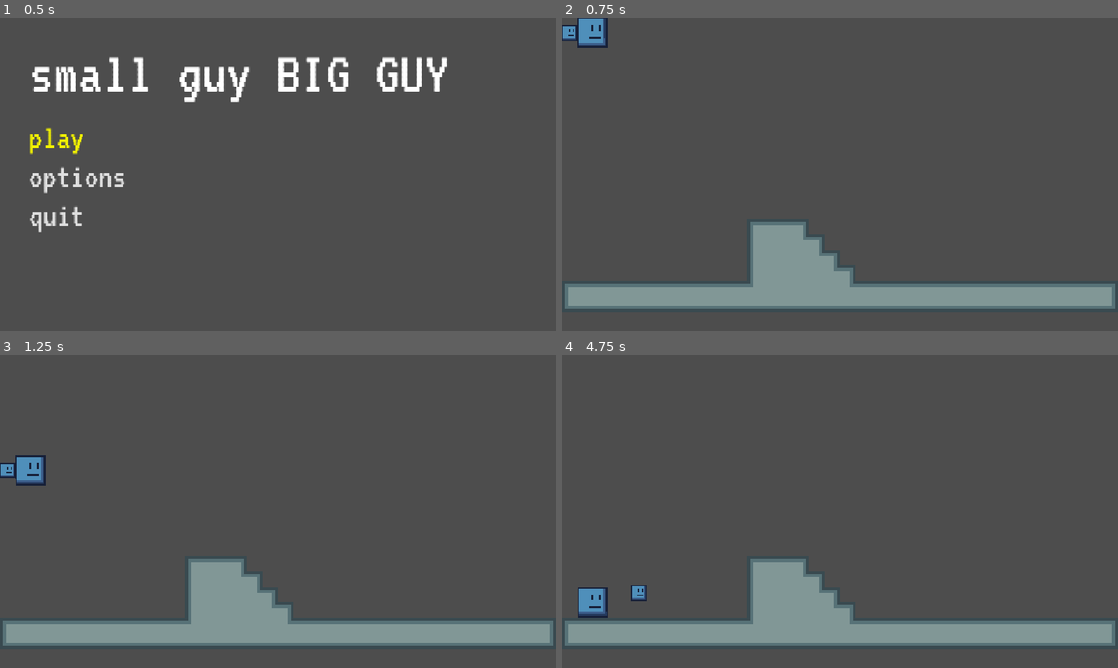
Above: before the commit, frames 1-4 (two rows, left to right).
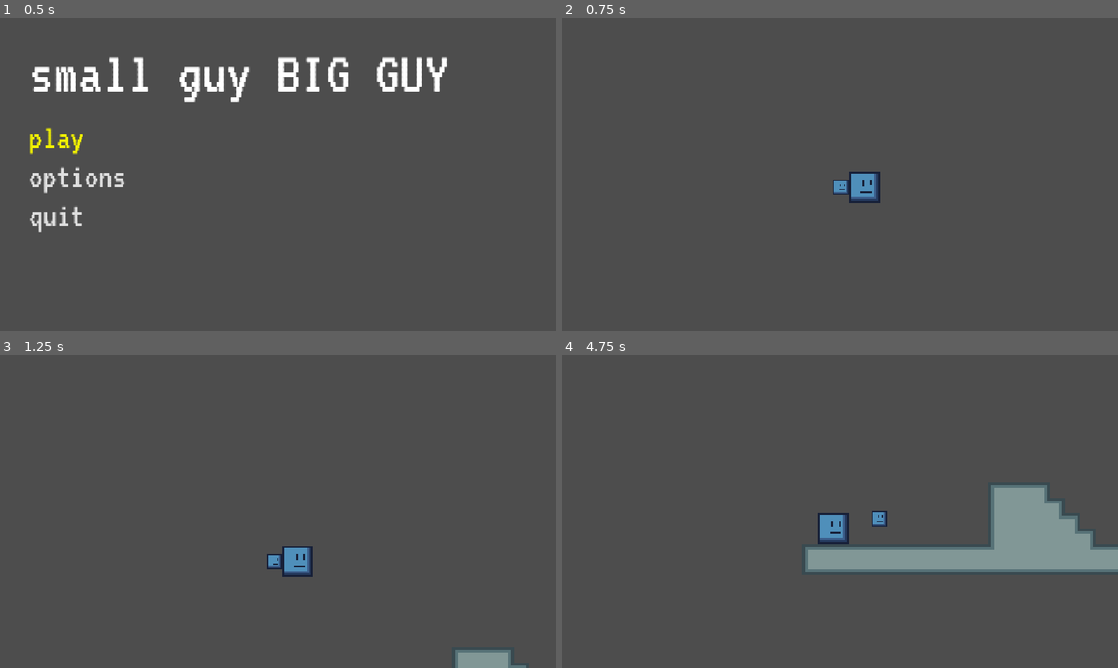
Above: after the commit, the same moments.

Repository: itstntcraft123/small-guy-big-guy
Game: Godot game, scene res://scenes/main_menu.tscn
Same seed, same stepped clock (60 frames per second), same inputs: the game is played once before the commit and once after it.
Inputs (mouse positions are in pixels of both pictures, inside the frame that each line leads up to):
- Up to frame 1 (0.5 s): no input
- Up to frame 2 (0.75 s): click "play" at 0.5 s
- Up to frame 3 (1.25 s): no input
- Up to frame 4 (4.75 s): tap Enter at 1.25 s; move the mouse to (962, 495) at 1.27 s; hold D (small_right) 1.28-2.78 s; tap Alt at 1.35, 2.85, 4.35 s; click (962, 495) at 1.42 s; tap W (small_jump) at 1.52, 2.27, 3.77, 4.52 s; move the mouse to (728, 527) at 2.02 s; tap Shift at 2.1, 3.6 s; move the mouse to (895, 442) at 2.77 s; hold A (small_left) 2.78-3.53 s; move the mouse to (812, 574) at 3.52 s; hold D (small_right) from 3.53 s (still down); click (812, 574) at 3.67 s; move the mouse to (1006, 558) at 4.27 s

Frame 1 is identical in both runs. In frame 2, 12% of the frame differs, in the area x 0-100%, y 0-93%; in frame 3, 13%; in frame 4, 19%, in the area x 0-100%, y 41-93%.

Commit message:
add camera

Diff:
--- a/scenes/game.tscn
+++ b/scenes/game.tscn
@@ -4,6 +4,7 @@
 [ext_resource type="PackedScene" uid="uid://dqpupgu43dttv" path="res://scenes/game_menu.tscn" id="2_iywne"]
 [ext_resource type="PackedScene" uid="uid://dd6wwlvb6o1su" path="res://scenes/player.tscn" id="3_lbhrr"]
 [ext_resource type="TileSet" uid="uid://d1cv7dwf6x5r5" path="res://sprites/autotile/tileplaceholder13tile-autotile.tres" id="5_iywne"]
+[ext_resource type="Script" uid="uid://c34kn6cj0d2w1" path="res://scripts/camera.gd" id="5_p57ef"]
 
 [node name="Game" type="Node2D" unique_id=2126916218]
 script = ExtResource("1_yqjtg")
@@ -28,3 +29,7 @@
 texture_filter = 1
 tile_map_data = PackedByteArray("AAAAABIAAAAIAAMAAAABABIAAAAJAAMAAAACABIAAAAJAAMAAAADABIAAAAJAAMAAAAEABIAAAAJAAMAAAAFAB …(1424 unchanged characters)…
 tile_set = ExtResource("5_iywne")
+
+[node name="Camera2D" type="Camera2D" parent="." unique_id=882835880]
+position_smoothing_enabled = true
+script = ExtResource("5_p57ef")
--- /dev/null
+++ b/scripts/camera.gd
@@ -0,0 +1,14 @@
+extends Camera2D
+
+func _ready() -> void:
+	pass
+
+func _process(_delta: float) -> void:
+	pass
+
+func _physics_process(delta: float) -> void:
+	var vector := Vector2.ZERO
+	var players = get_tree().get_nodes_in_group("players")
+	for player: Player in players:
+		vector += player.global_position
+	global_position = vector / players.size()
Not shown, added: scripts/camera.gd.uid
